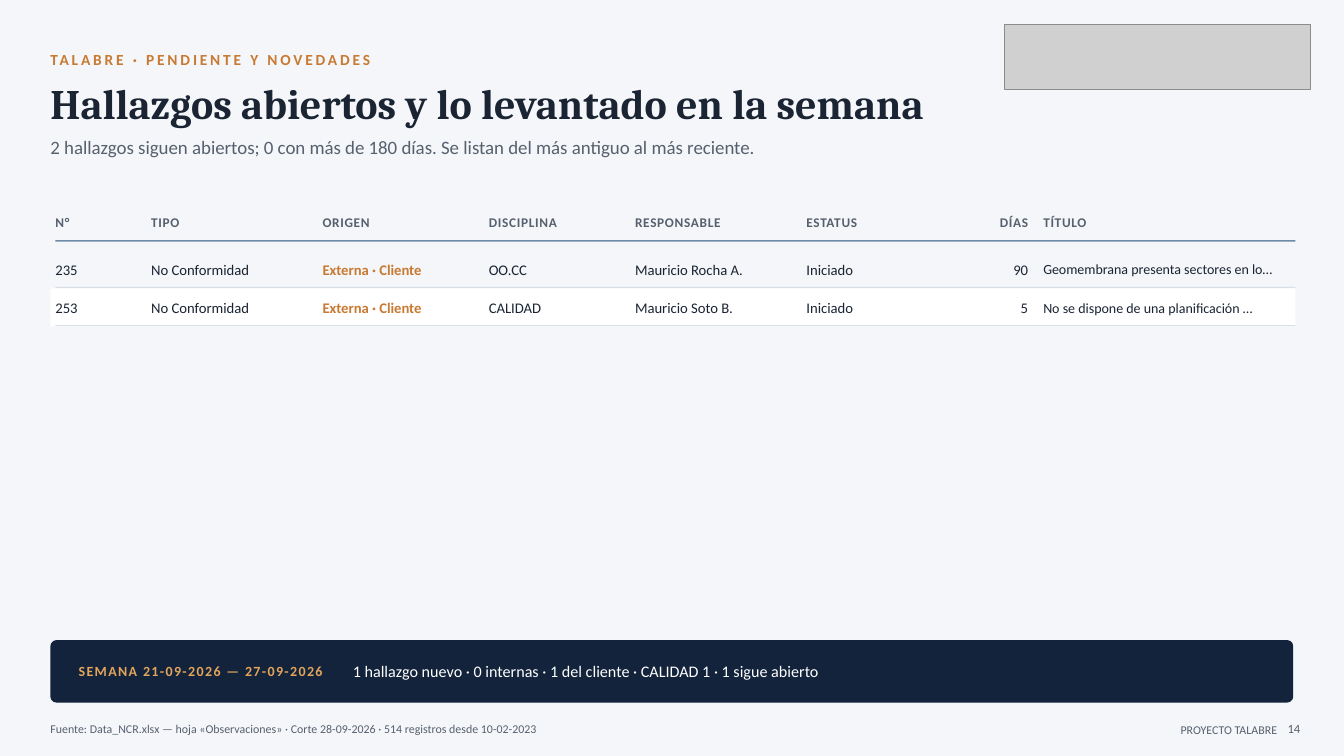
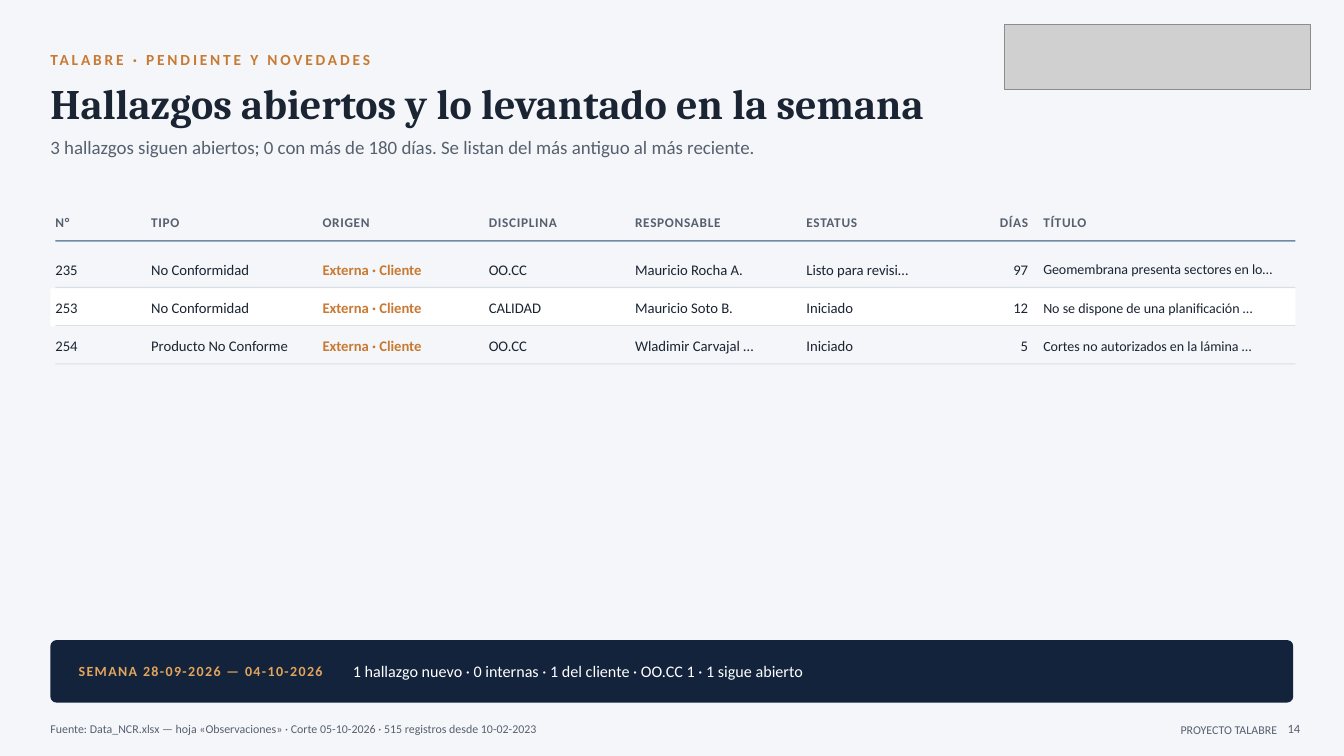
Before and after one commit to tdkvalex/Dashboard-HSEQ, a slide deck: slide 14 of modulo_nc/Panel_No_Conformidades.pptx. Drawn at 1344x756 pixels with LibreOffice and Linux fonts; fonts in the diff are those of the drawing; grey boxes stand for pictures. Boxes give left, top, right and bottom in pixels: in the first picture for what was removed or moved away, otherwise in the second. Text is boxed around its words. In the diff, an @@ line names an element or a change of style, - is before the commit and + after.

```diff
--- a/modulo_nc/Panel_No_Conformidades.pptx
+++ b/modulo_nc/Panel_No_Conformidades.pptx
@@ text at box(50, 141, 754, 157): text changed @@
-2 hallazgos siguen abiertos; 0 con más de 180 días. Se listan del más antiguo al más reciente.
+3 hallazgos siguen abiertos; 0 con más de 180 días. Se listan del más antiguo al más reciente.
@@ text added at box(806, 265, 908, 278), 10.5 pt, text #1A2433 @@
+Listo para revisi…
@@ text at box(1013, 265, 1028, 275): text changed @@
-90
+97
@@ text added at box(1013, 303, 1028, 313), 10.5 pt, text #1A2433 @@
+12
@@ text added at box(55, 341, 77, 351), 10.5 pt, text #1A2433 @@
+254
@@ text added at box(151, 340, 288, 351), 10.5 pt, text #1A2433 @@
+Producto No Conforme
@@ text added at box(323, 340, 421, 351), 10.5 pt, text #C87A32, bold @@
+Externa · Cliente
@@ text added at box(489, 341, 527, 351), 10.5 pt, text #1A2433 @@
+OO.CC
@@ text added at box(635, 340, 740, 354), 10.5 pt, text #1A2433 @@
+Wladimir Carvajal …
@@ text "Iniciado": place and size @@
-text "Iniciado" at box(806, 264, 853, 275)
+text "Iniciado" at box(806, 340, 853, 351)
@@ text "5": place and size @@
-text "5" at box(1021, 303, 1028, 313)
+text "5" at box(1021, 341, 1028, 351)
@@ text added at box(1043, 341, 1238, 351), 10 pt, text #1A2433 @@
+Cortes no autorizados en la lámina …
@@ line added from (55, 364) to (1296, 364), #D9DFE6 0.75 pt @@
@@ text at box(79, 666, 323, 676): text changed @@
-SEMANA 21-09-2026 — 27-09-2026
+SEMANA 28-09-2026 — 04-10-2026
@@ text at box(353, 665, 803, 680): text changed @@
-1 hallazgo nuevo · 0 internas · 1 del cliente · CALIDAD 1 · 1 sigue abierto
+1 hallazgo nuevo · 0 internas · 1 del cliente · OO.CC 1 · 1 sigue abierto
@@ text at box(50, 725, 537, 735): text changed @@
-Fuente: Data_NCR.xlsx — hoja «Observaciones» · Corte 28-09-2026 · 514 registros desde 10-02-2023
+Fuente: Data_NCR.xlsx — hoja «Observaciones» · Corte 05-10-2026 · 515 registros desde 10-02-2023
```
Also in this commit, not shown: 16 other slides changed, 3 other files.
